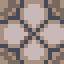
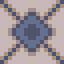
Revision of a layered w=64, h=64 image; what changed, layer by layer:
added layer "Layer" above "Pasted Layer #2" over [0, 0, 64, 64]
hid "Pasted Layer #1" over [0, 0, 64, 64]
hid "Pasted Layer" over [0, 0, 64, 64]
